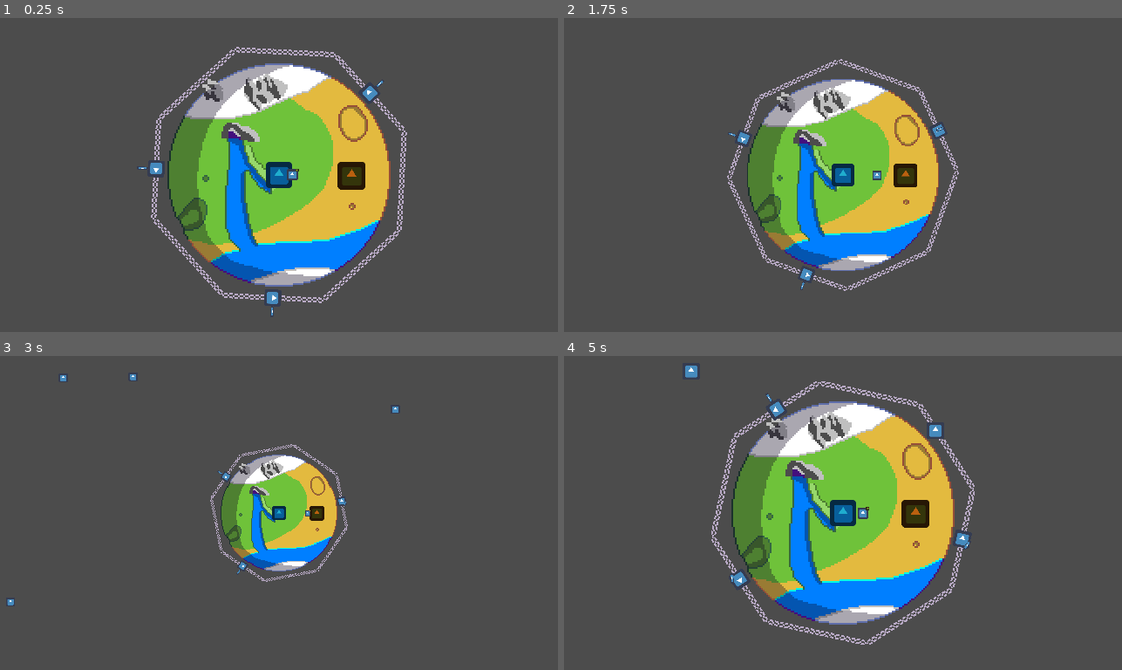
Above: before the commit, frames 1-4 (two rows, left to right).
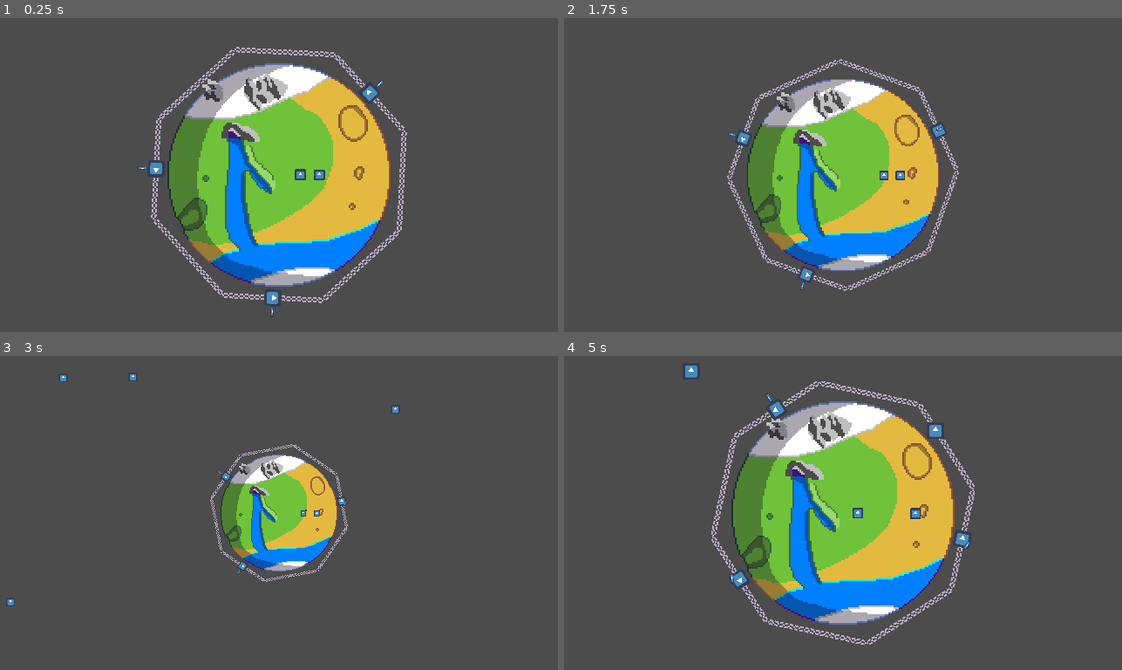
Above: after the commit, the same moments.

Repository: IgnacioMGarrido/BTP-GameJam
Game: Godot game, scene res://Scenes/MainScene.tscn
The game is run twice, just before and just after one commit, with the same random seed, the same clock (stepped at 60 frames per second) and the same inputs. The engine's default icon, where the game draws it, is replaced by a stand-in: a white triangle on a blue panel in a dark square.
Inputs (mouse positions are in pixels of both pictures, inside the frame that each line leads up to):
- Up to frame 1 (0.25 s): no input
- Up to frame 2 (1.75 s): tap Enter (ui_accept) at 0.5, 0.77, 1.52 s; move the mouse to (854, 52) at 0.52 s; tap Z (zoom) at 0.6, 1.35 s; click (854, 52) at 0.67 s; move the mouse to (893, 143) at 1.27 s; click (893, 143) at 1.42 s
- Up to frame 3 (3 s): move the mouse to (390, 560) at 2.02 s; tap Z (zoom) at 2.1, 2.85 s; click (390, 560) at 2.17 s; move the mouse to (295, 572) at 2.77 s; click (295, 572) at 2.92 s
- Up to frame 4 (5 s): tap Enter (ui_accept) at 3.02, 3.77, 4.52 s; move the mouse to (764, 607) at 3.52 s; tap Z (zoom) at 3.6, 4.35 s; click (764, 607) at 3.67 s; move the mouse to (781, 509) at 4.27 s; click (781, 509) at 4.42 s

The runs differ from the first frame. In frame 1, 1.0% of the frame differs, in the area x 47-66%, y 45-55%; in frame 2, 0.7%; in frame 3, 0.3%; in frame 4, 0.9%.

Commit message:
Help me Workers doing weird shit

Diff:
--- a/BTP-Game/Managers/ResourceManager.gd
+++ b/BTP-Game/Managers/ResourceManager.gd
@@ -4,4 +4,4 @@
 
 func _on_minion_mineral_delivered(var mineral_value):
 	current_minerals += mineral_value
-	print(current_minerals)
+#	print(current_minerals)
--- a/BTP-Game/Scenes/ResourceManagement.tscn
+++ b/BTP-Game/Scenes/ResourceManagement.tscn
@@ -1,8 +1,9 @@
-[gd_scene load_steps=6 format=2]
+[gd_scene load_steps=7 format=2]
 
 [ext_resource path="res://Managers/ResourceManager.gd" type="Script" id=1]
-[ext_resource path="res://icon.png" type="Texture" id=2]
-[ext_resource path="res://Scenes/minions/minion.tscn" type="PackedScene" id=3]
+[ext_resource path="res://Scenes/minions/minion.tscn" type="PackedScene" id=2]
+[ext_resource path="res://Scripts/HeadQuarter.gd" type="Script" id=3]
+[ext_resource path="res://icon.png" type="Texture" id=4]
 
 [sub_resource type="RectangleShape2D" id=1]
 extents = Vector2( 5.82513, 6.04063 )
@@ -13,20 +14,32 @@
 [node name="ResourceManagement" type="Node2D"]
 script = ExtResource( 1 )
 
+[node name="minion" parent="." instance=ExtResource( 2 )]
+position = Vector2( 9.76689, -0.12851 )
+
+[node name="minion2" parent="." instance=ExtResource( 2 )]
+position = Vector2( 20.5889, -0.12851 )
+
 [node name="HeadQuarter" type="Area2D" parent="."]
 editor/display_folded = true
 collision_mask = 2
+script = ExtResource( 3 )
 __meta__ = {
 "_edit_group_": true
 }
 
 [node name="HQSprite" type="Sprite" parent="HeadQuarter"]
+visible = false
 self_modulate = Color( 0.12549, 0.682353, 0.811765, 1 )
 scale = Vector2( 0.232404, 0.232404 )
-texture = ExtResource( 2 )
+texture = ExtResource( 4 )
 
 [node name="CollisionShape2D" type="CollisionShape2D" parent="HeadQuarter"]
 shape = SubResource( 1 )
+
+[node name="Timer" type="Timer" parent="HeadQuarter"]
+wait_time = 3.0
+autostart = true
 
 [node name="Mine" type="Area2D" parent="."]
 editor/display_folded = true
@@ -37,16 +50,16 @@
 }
 
 [node name="MineSprite" type="Sprite" parent="Mine"]
+visible = false
 self_modulate = Color( 0.737255, 0.380392, 0.0627451, 1 )
 scale = Vector2( 0.246815, 0.246815 )
-texture = ExtResource( 2 )
+texture = ExtResource( 4 )
 
 [node name="CollisionShape2D" type="CollisionShape2D" parent="Mine"]
 shape = SubResource( 2 )
 
-[node name="minion" parent="." instance=ExtResource( 3 )]
-position = Vector2( 9.76689, -0.12851 )
-
+[connection signal="mineral_delivered" from="minion" to="." method="_on_minion_mineral_delivered"]
+[connection signal="mineral_delivered" from="minion2" to="." method="_on_minion_mineral_delivered"]
 [connection signal="body_shape_entered" from="HeadQuarter" to="minion" method="_on_HeadQuarter_body_shape_entered"]
+[connection signal="timeout" from="HeadQuarter/Timer" to="HeadQuarter" method="_on_Timer_timeout"]
 [connection signal="body_shape_entered" from="Mine" to="minion" method="_on_Mine_body_shape_entered"]
-[connection signal="mineral_delivered" from="minion" to="." method="_on_minion_mineral_delivered"]
--- a/BTP-Game/Scripts/Global.gd
+++ b/BTP-Game/Scripts/Global.gd
@@ -2,4 +2,5 @@
 
 const bullet_res = "res://Scenes/Planets/Defenses/Bullet.tscn"
 const planet_main = "res://Scenes/MainScene.tscn"
+const minion_res = "res://Scenes/minions/minion.tscn"
 const turret_res = "res://Scenes/Planets/Defenses/Turret.tscn"
--- /dev/null
+++ b/BTP-Game/Scripts/HeadQuarter.gd
@@ -0,0 +1,15 @@
+extends Area2D
+
+var Minion = load(Global.minion_res)
+
+func _ready():
+#	var m = Minion.instance()
+#
+#	add_child(m)
+	pass
+
+func _on_Timer_timeout():
+	#var m = Minion.instance()
+#	add_child(m)
+#	get_node("..").add_child(m)
+	pass
--- a/BTP-Game/Scripts/minion.gd
+++ b/BTP-Game/Scripts/minion.gd
@@ -18,8 +18,6 @@
 func _ready():
 	mineral_sprite.visible = false
 	destination = mine
-	print(head_quarter)
-	print(mine)
 
 func _physics_process(delta):
 	direction = (destination - global_position).normalized()
@@ -28,14 +26,16 @@
 #	pass
 
 func _on_Mine_body_shape_entered(body_id, body, body_shape, area_shape):
-	print('Mine Entered')
-	destination = head_quarter
-	mineral_sprite.visible = true
-
+	if body == self:
+		print("Mine")
+		destination = head_quarter
+		print(destination)
+		mineral_sprite.visible = true
 
 
 func _on_HeadQuarter_body_shape_entered(body_id, body, body_shape, area_shape):
-	print('HQ Entered')
-	destination = mine
-	emit_signal("mineral_delivered",mineral_value)
-	mineral_sprite.visible = false
+	if body == self:
+		destination = mine
+		print(destination)
+		emit_signal("mineral_delivered",mineral_value)
+		mineral_sprite.visible = false
